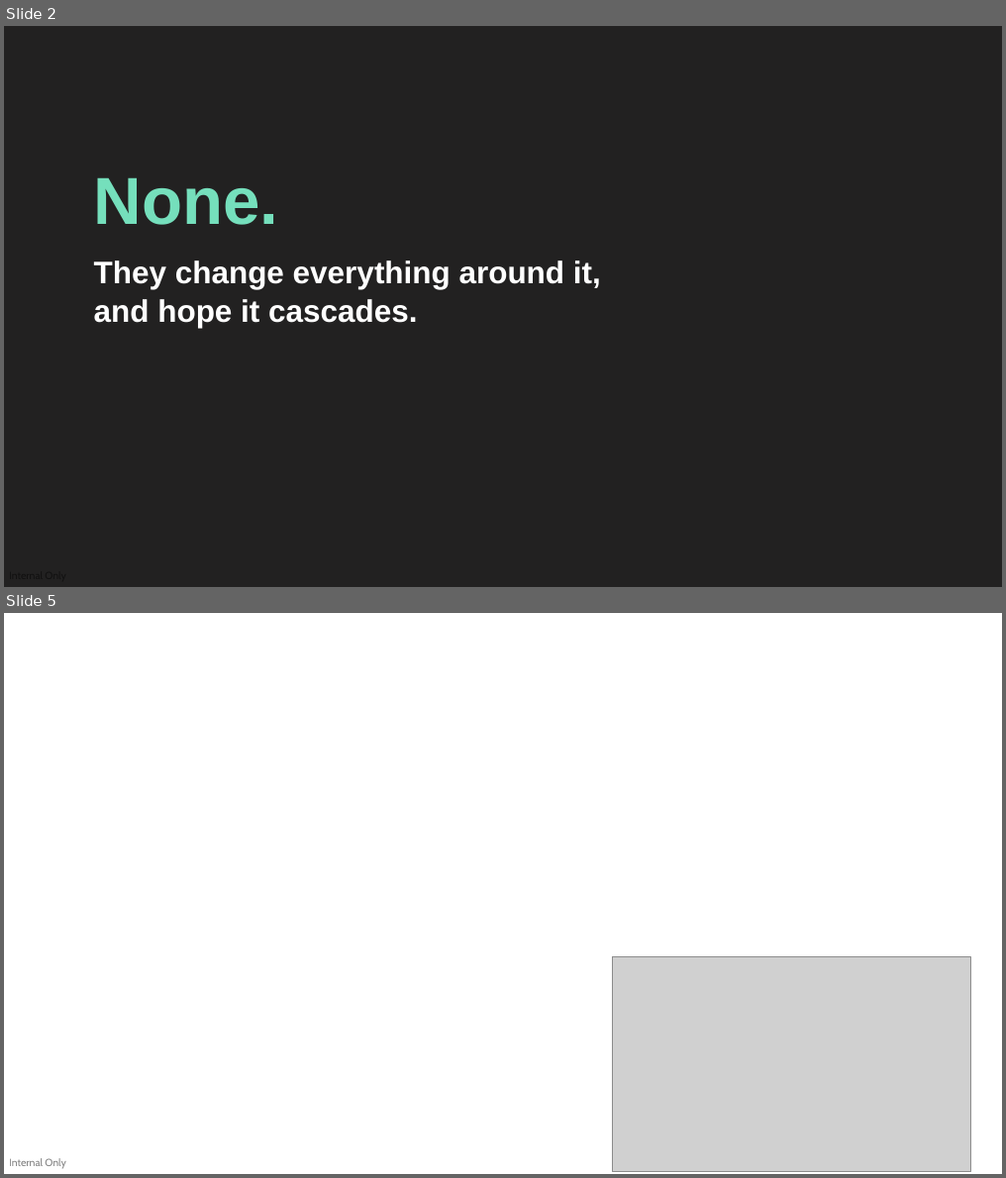
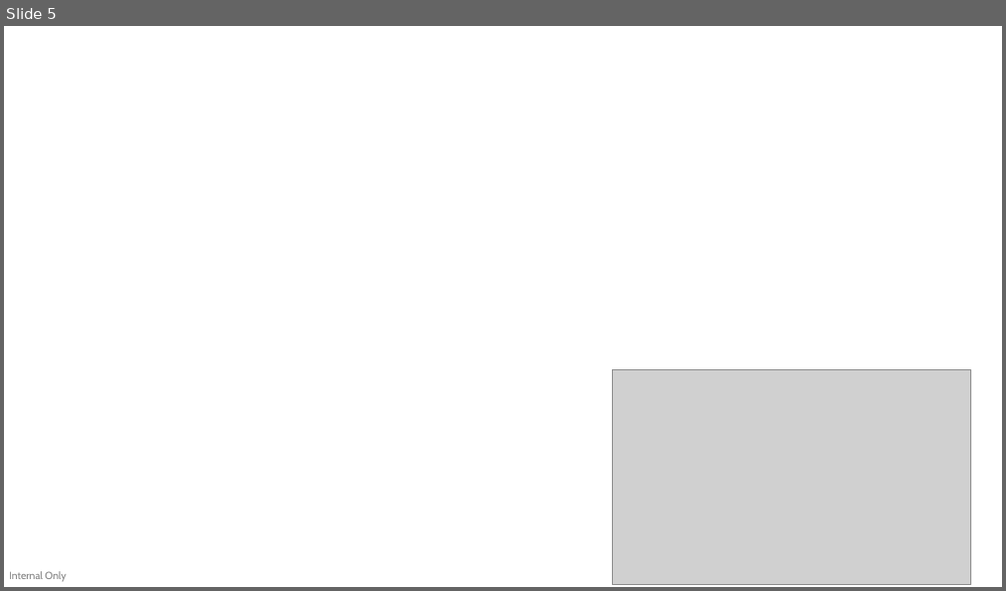
Before and after one commit to devlinduldulao/llm-loves-tailwind-and-js, a slide deck: why-llms-love-tailwind-conf.pptx. Shown one above the other, each under a label of ours: slides 2 and 5 before the commit, slide 5 after it; the slides between them are not shown. The pictures are 1006x1178 and 1006x591 pixels, drawn with LibreOffice and Linux fonts; fonts in the diff are those of the drawing; grey boxes stand for pictures; background and template pictures are left out. Boxes give left, top, right and bottom in pixels: in the first picture for what was removed or moved away, otherwise in the second. Text is boxed around its words. In the diff, an @@ line names an element or a change of style, - is before the commit and + after.

```diff
--- a/why-llms-love-tailwind-conf.pptx
+++ b/why-llms-love-tailwind-conf.pptx
@@ slide 2 removed at <box>4,26,1002,587</box>, background #222121 @@
@@ text removed at <box>94,177,278,225</box> @@
-None.
@@ text removed at <box>94,261,601,328</box> @@
-They change everything around it,
-and hope it cascades.
```
Also in this commit, not shown: 9 slides changed, 9 slides added, 19 other slides removed.
